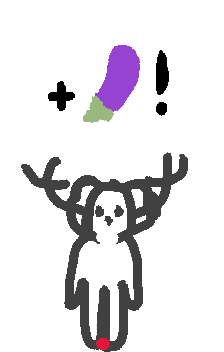
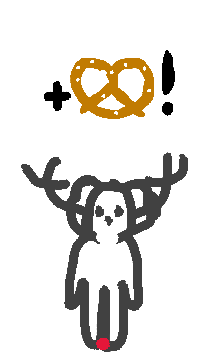
Comparing the layer stacks of the two 224×352 images. Changes:
added layer "bretzelGain.png" above "bretzel.png" over box(44, 50, 175, 119)
hid "NasuGain.png" over box(48, 45, 169, 123)
